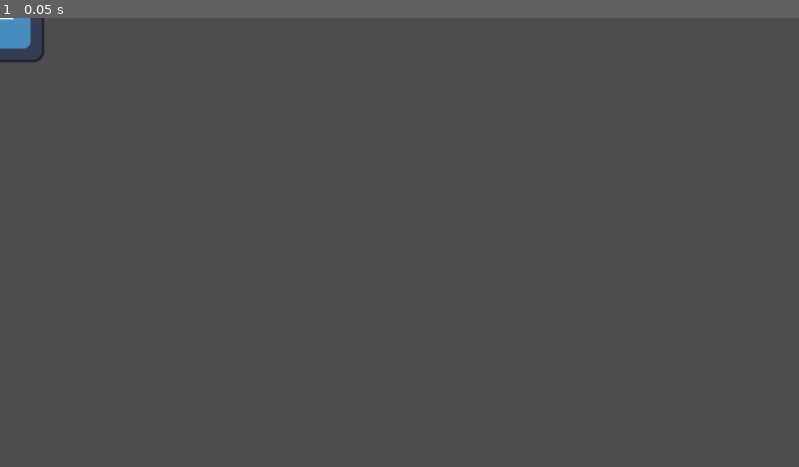
Above: before the commit, frame 1.
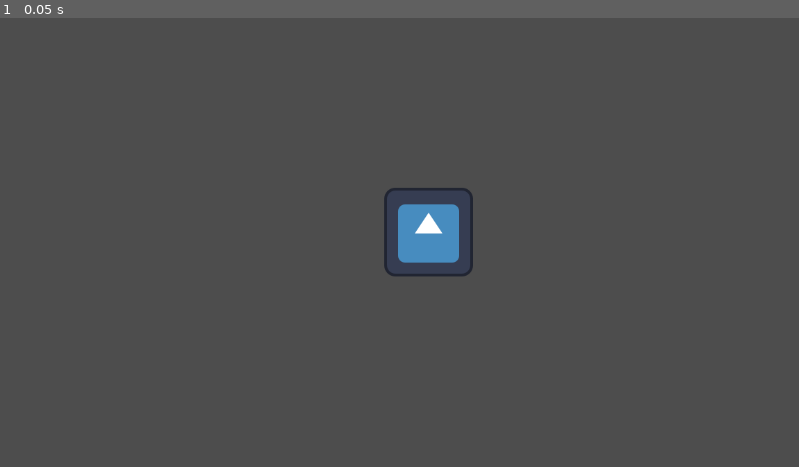
Above: after the commit, the same moment.

Repository: followthedopamine/card-battler
Game: Godot game, scene res://main.tscn
Same seed, same stepped clock (60 frames per second), same inputs: the game is played once before the commit and once after it. The engine's default icon, where the game draws it, is replaced by a stand-in: a white triangle on a blue panel in a dark square.
Inputs:
- Up to frame 1 (0.05 s): no input

The runs differ from the first frame. In frame 1, 1.6% of the frame differs, in the area x 0-60%, y 0-58%.

Commit message:
Removed Android setup from deploy workflow

Diff:
--- a/main.tscn
+++ b/main.tscn
@@ -5,4 +5,5 @@
 [node name="Main" type="Node2D"]
 
 [node name="Sprite2D" type="Sprite2D" parent="."]
+position = Vector2(618, 309)
 texture = ExtResource("1_ig7tw")
Not shown, changed: .github/workflows/deploy-itch.yml
